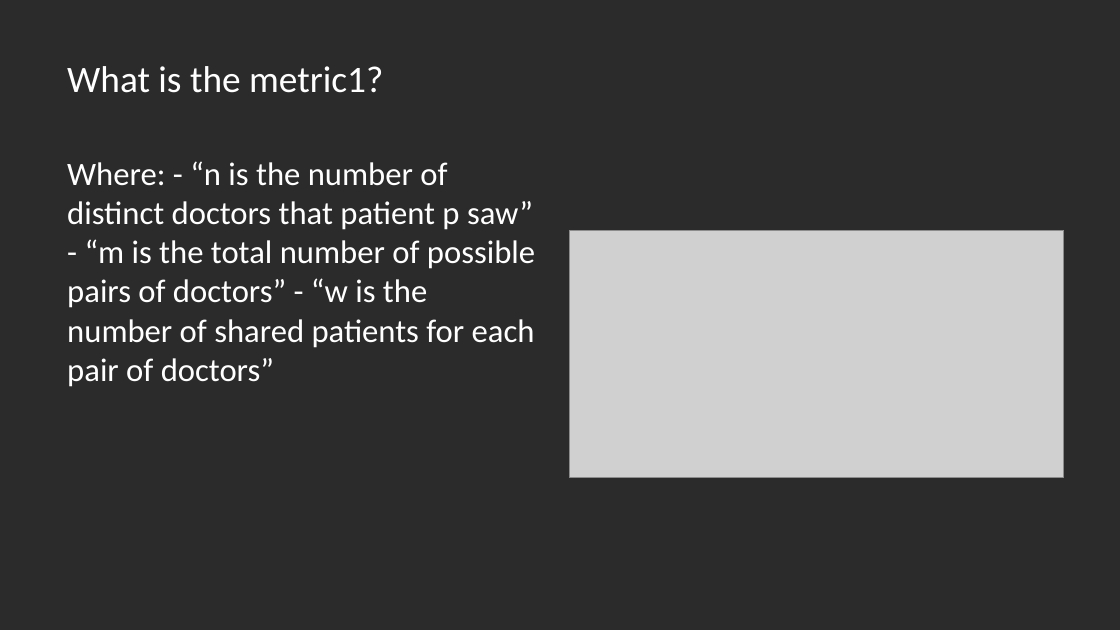
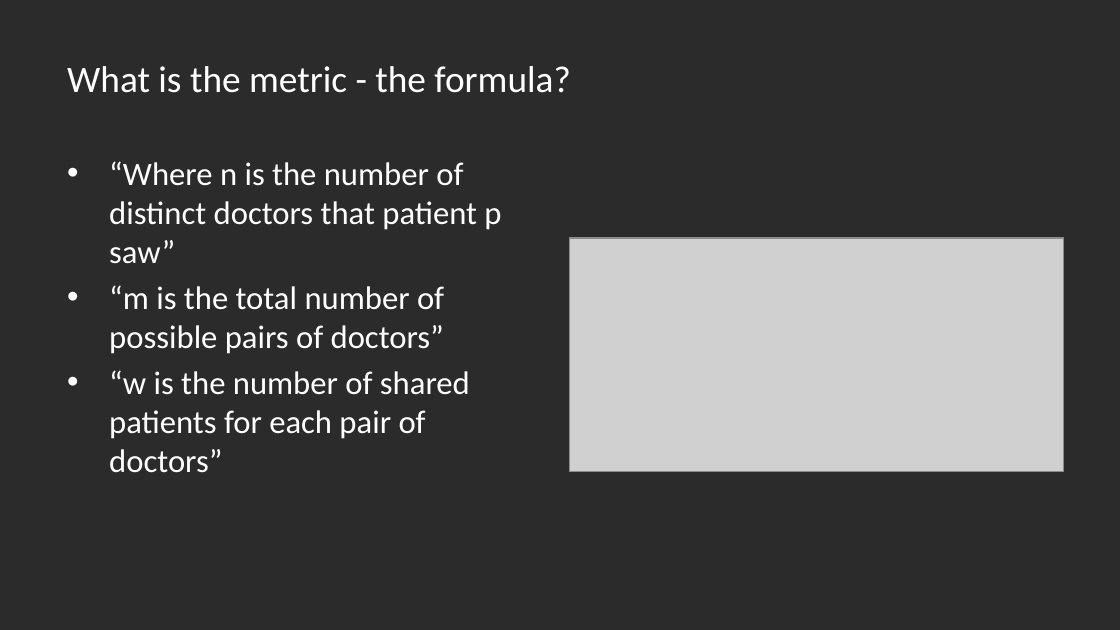
Before and after one commit to thadryanjs/presentations, a slide deck: slide 22 of Rotation1/Rotation1.pptx (slide 19 before the commit). Drawn at 1120x630 pixels with LibreOffice and Linux fonts; fonts in the diff are those of the drawing; grey boxes stand for pictures; background and template pictures are left out; a plain dark background stands for a picture behind light text. Boxes give left, top, right and bottom in pixels: in the first picture for what was removed or moved away, otherwise in the second. Text is boxed around its words. In the diff, an @@ line names an element or a change of style, - is before the commit and + after.

```diff
--- a/Rotation1/Rotation1.pptx
+++ b/Rotation1/Rotation1.pptx
@@ title at (x1=67, y1=66, x2=570, y2=93): text changed @@
-What is the metric1?
+What is the metric - the formula?
@@ text at (x1=109, y1=161, x2=501, y2=473): text changed @@
-Where: - “n is the number of distinct doctors that patient p saw” - “m is the total number of possible pairs of doctors” - “w is the number of shared patients for each pair of doctors”
+• “Where n is the number of distinct doctors that patient p saw”
+• “m is the total number of possible pairs of doctors”
+• “w is the number of shared patients for each pair of doctors”
@@ picture resized from (x1=569, y1=231, x2=1064, y2=478) to (x1=569, y1=237, x2=1064, y2=470) @@
```
Also in this commit, not shown: 2 other slides changed, 8 slides added, 1 slide removed, 1 other file.
